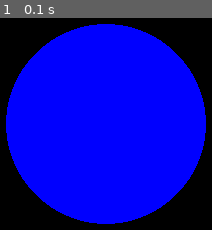
Above: before the commit, frame 1.
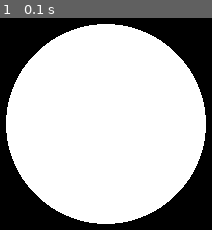
Above: after the commit, the same moment.

Repository: dellod/pygame_examples
Game: pygame game, started from Session2/example2_drawing_circle/example2_drawing_circle.py
Two runs of this game, one before a commit and one after it. Both use one fixed random seed, a clock stepped at 60 frames per second and the inputs below.
Inputs:
- Up to frame 1 (0.1 s): no input

The runs differ from the first frame. In frame 1, 70% of the frame differs, in the area x 2-98%, y 2-98%.

Commit message:
[Session 2] Add paramter descriptions

Diff:
--- a/Session2/example2_drawing_circle/example2_drawing_circle.py
+++ b/Session2/example2_drawing_circle/example2_drawing_circle.py
@@ -22,10 +22,12 @@
             running = False
 
     # Draw circle
-    position = [250, 250]
-    radius = 100
-    width = 0
-    pygame.draw.circle(display, 255, [250, 250], 100, 0)
+    surface     = display       # what surface to draw on
+    colour      = WHITE         # the colour of the circle
+    center      = [250, 250]    # the center position of the circle
+    radius      = 100           # radius of the circle
+    width       = 0             # used for line thickness or to just fill the circle
+    pygame.draw.circle(surface, colour, center, radius, width)
 
     # Update the pygame window
     pygame.display.update()
